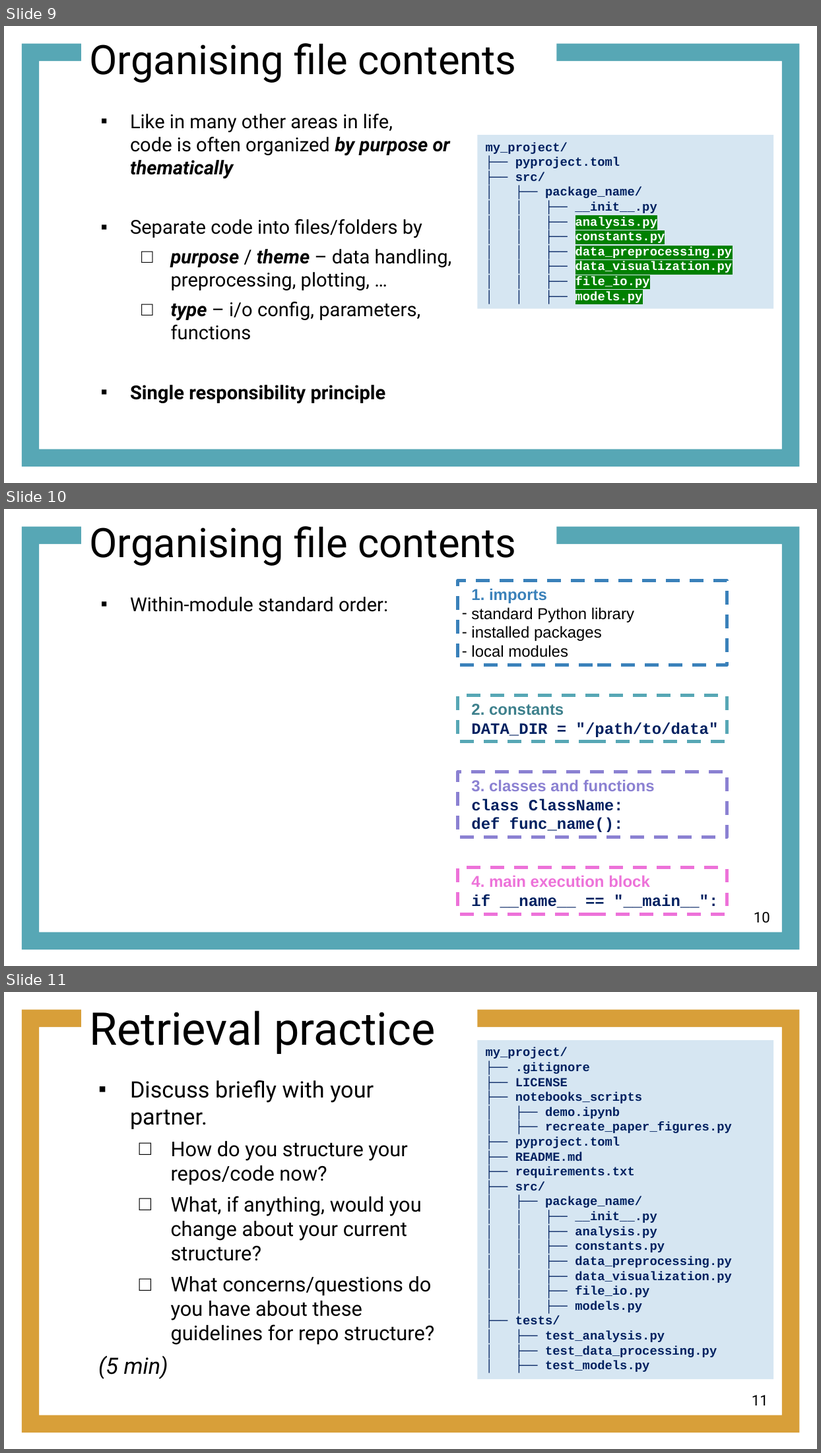
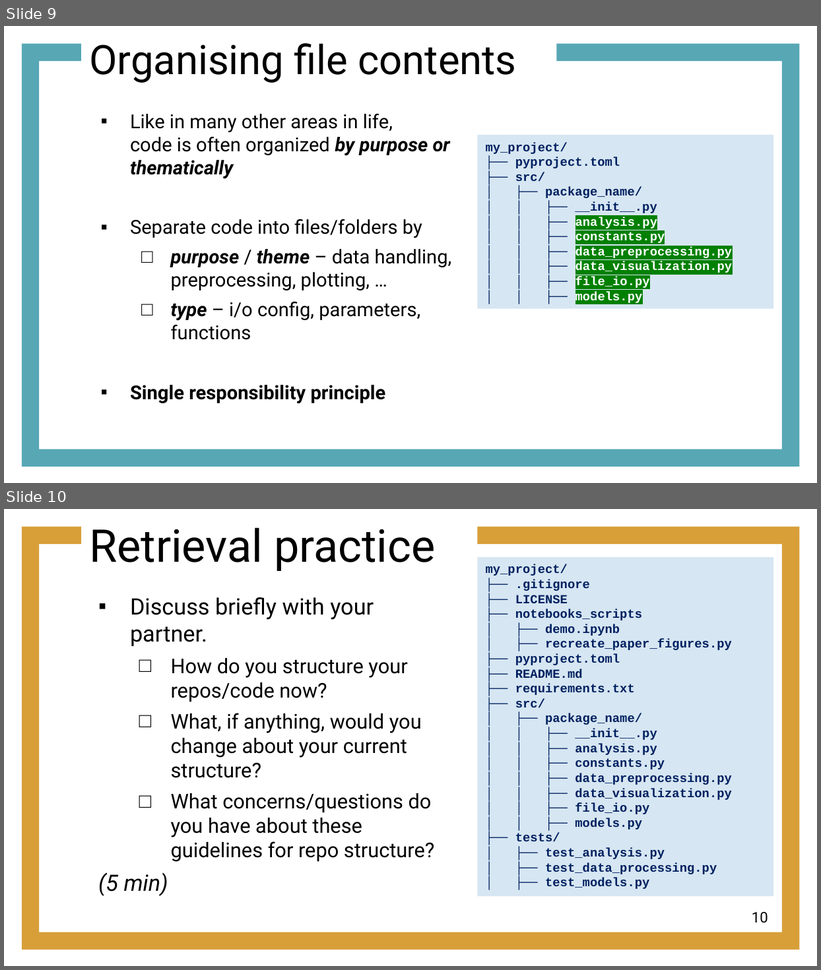
Before and after one commit to otizonaizit/TAM-retreat, a slide deck: ODD/materials/part3_repo_structure.pptx. Shown one above the other, each under a label of ours: slides 9, 10 and 11 before the commit, slides 9 and 10 after it. The pictures are 821x1453 and 821x970 pixels, drawn with LibreOffice and Linux fonts; fonts in the diff are those of the drawing. Boxes give left, top, right and bottom in pixels: in the first picture for what was removed or moved away, otherwise in the second. Text is boxed around its words. In the diff, an @@ line names an element or a change of style, - is before the commit and + after.

```diff
--- a/ODD/materials/part3_repo_structure.pptx
+++ b/ODD/materials/part3_repo_structure.pptx
@@ slide 10 removed at bbox=[4, 509, 817, 966], background #FFFFFF; not listed: 1 template element that a slide beside it also shows @@
@@ title removed at bbox=[89, 526, 517, 566] @@
-Organising file contents
@@ rectangle removed at bbox=[457, 580, 727, 665] @@
-1. imports
-– standard Python library
-– installed packages
-– local modules
@@ text removed at bbox=[130, 597, 388, 612] @@
-▪ Within-module standard order:
@@ rectangle removed at bbox=[457, 695, 727, 741] @@
-2. constants
-DATA_DIR = "/path/to/data"
@@ rectangle removed at bbox=[457, 772, 727, 838] @@
-3. classes and functions
-class ClassName:
-def func_name():
@@ rectangle removed at bbox=[457, 867, 727, 914] @@
-4. main execution block
-if __name__ == "__main__":
@@ page number removed at bbox=[754, 912, 770, 923] @@
-10
@@ what was slide 11 is now slide 10 @@
@@ page number at bbox=[752, 912, 768, 923]: text changed @@
-11
+10
```
Also in this commit, not shown: 3 slides changed, 1 slide added, 1 other slide removed, 4 other files.
